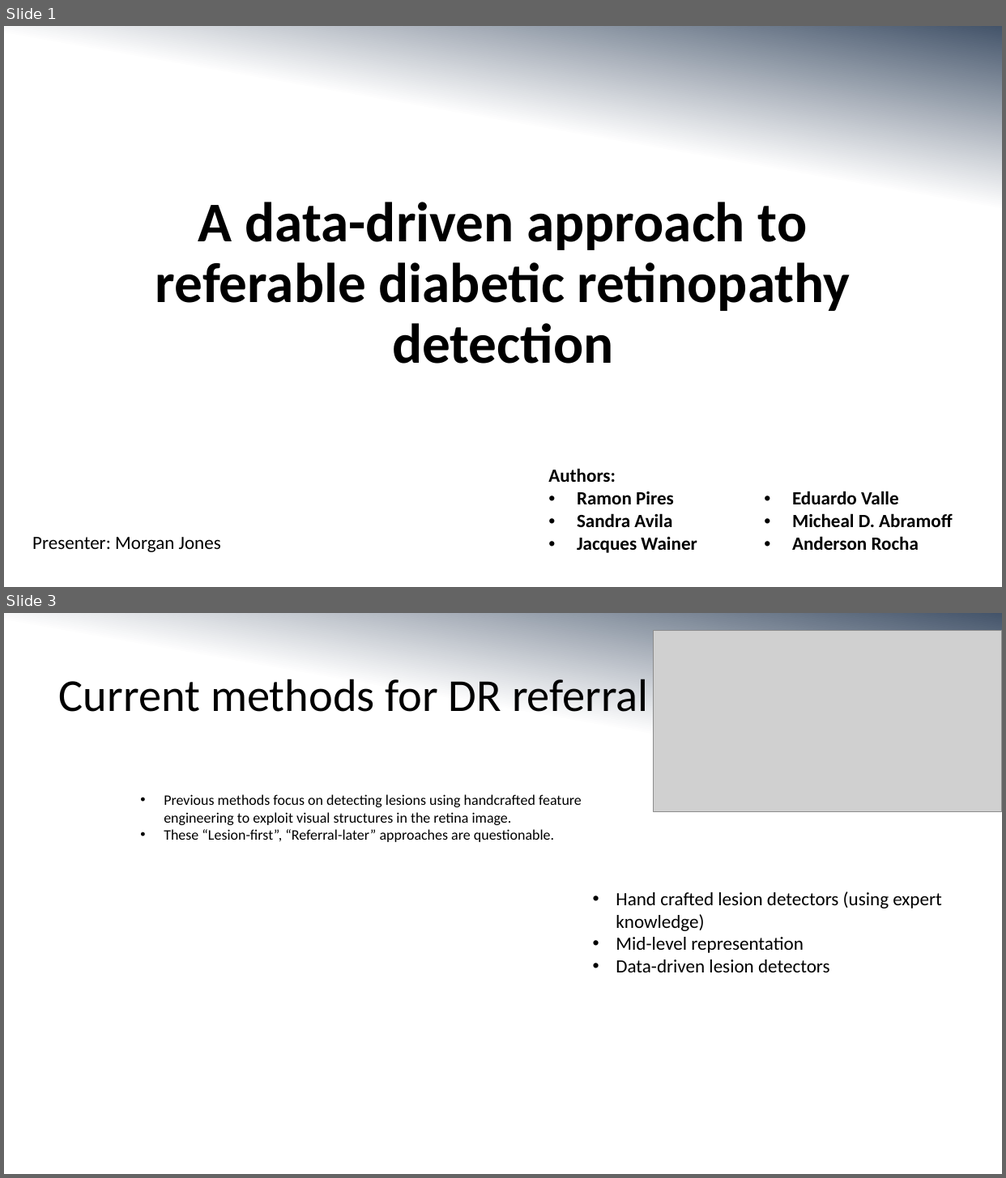
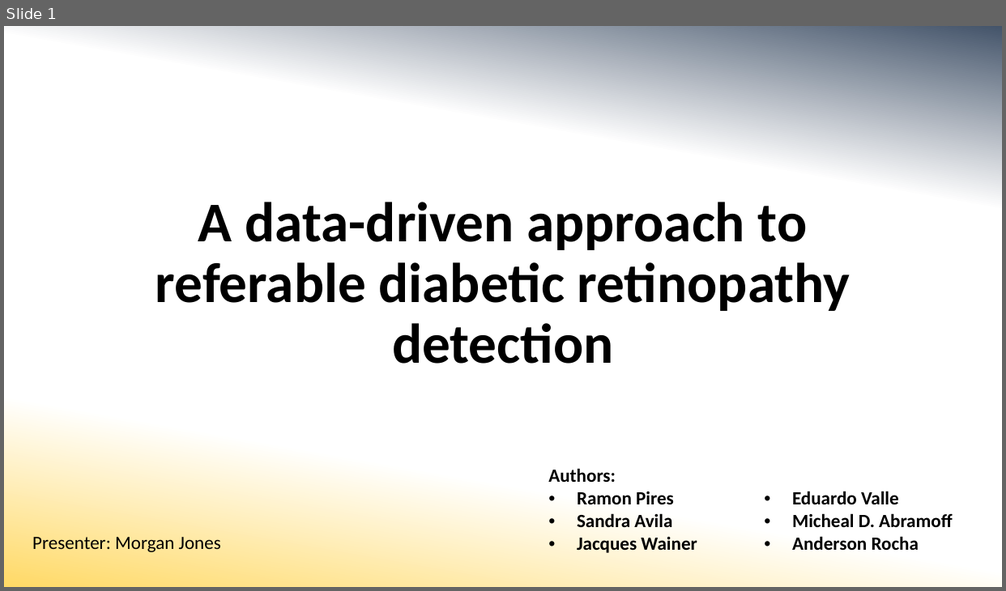
Before and after one commit to MorganMWJ/sem1020-paper-presentations, a slide deck: dr_slides.pptx. Shown one above the other, each under a label of ours: slides 1 and 3 before the commit, slide 1 after it; the slides between them are not shown. The pictures are 1006x1178 and 1006x591 pixels, drawn with LibreOffice and Linux fonts; fonts in the diff are those of the drawing; grey boxes stand for pictures. Boxes give left, top, right and bottom in pixels: in the first picture for what was removed or moved away, otherwise in the second. Text is boxed around its words. In the diff, an @@ line names an element or a change of style, - is before the commit and + after.

```diff
--- a/dr_slides.pptx
+++ b/dr_slides.pptx
@@ slide 3 removed at box(4, 613, 1002, 1174), background gradient #44546A to #FFFFFF @@
@@ picture removed at box(653, 631, 1002, 812) @@
@@ title removed at box(59, 679, 649, 712) @@
-Current methods for DR referral
@@ text removed at box(164, 794, 582, 842) @@
-• Previous methods focus on detecting lesions using handcrafted feature engineering to exploit visual structures in the retina image.
-• These “Lesion-first”, “Referral-later” approaches are questionable.
@@ text removed at box(616, 892, 941, 973) @@
-• Hand crafted lesion detectors (using expert knowledge)
-• Mid-level representation
-• Data-driven lesion detectors
@@ slide 1 changed as well @@
@@ background gradient #44546A to #FFFFFF to gradient #44546A to #FFFFFF to #FFD966 @@
```
Also in this commit, not shown: 12 other slides changed, 2 slides added, 1 other file.
